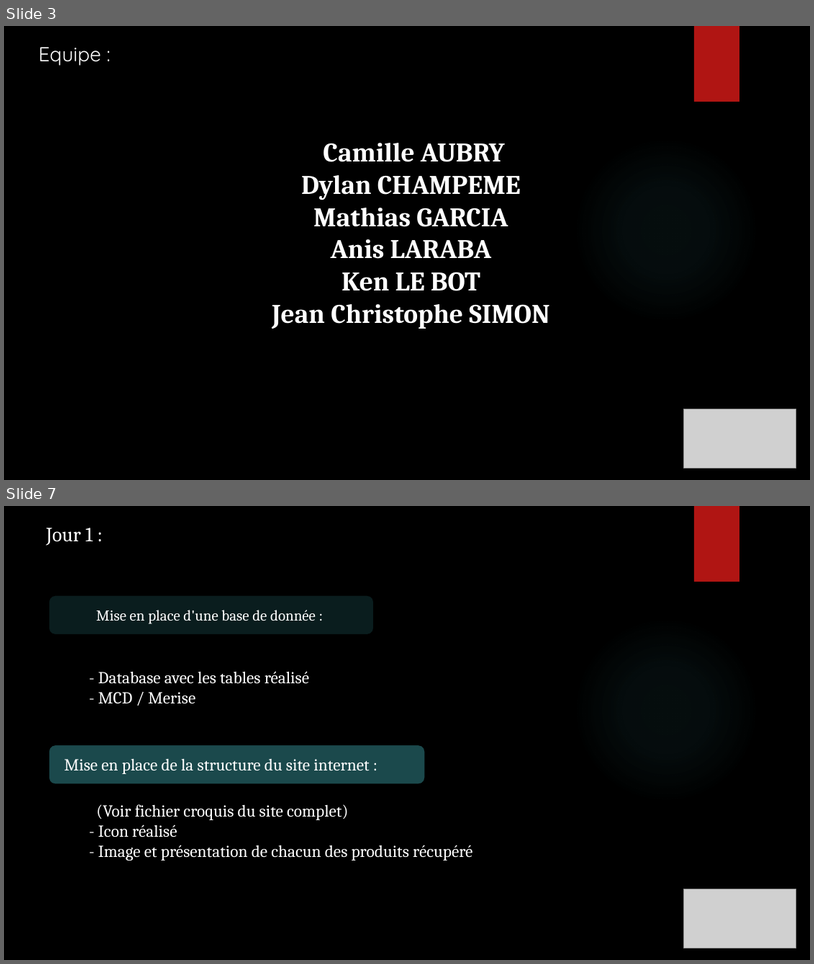
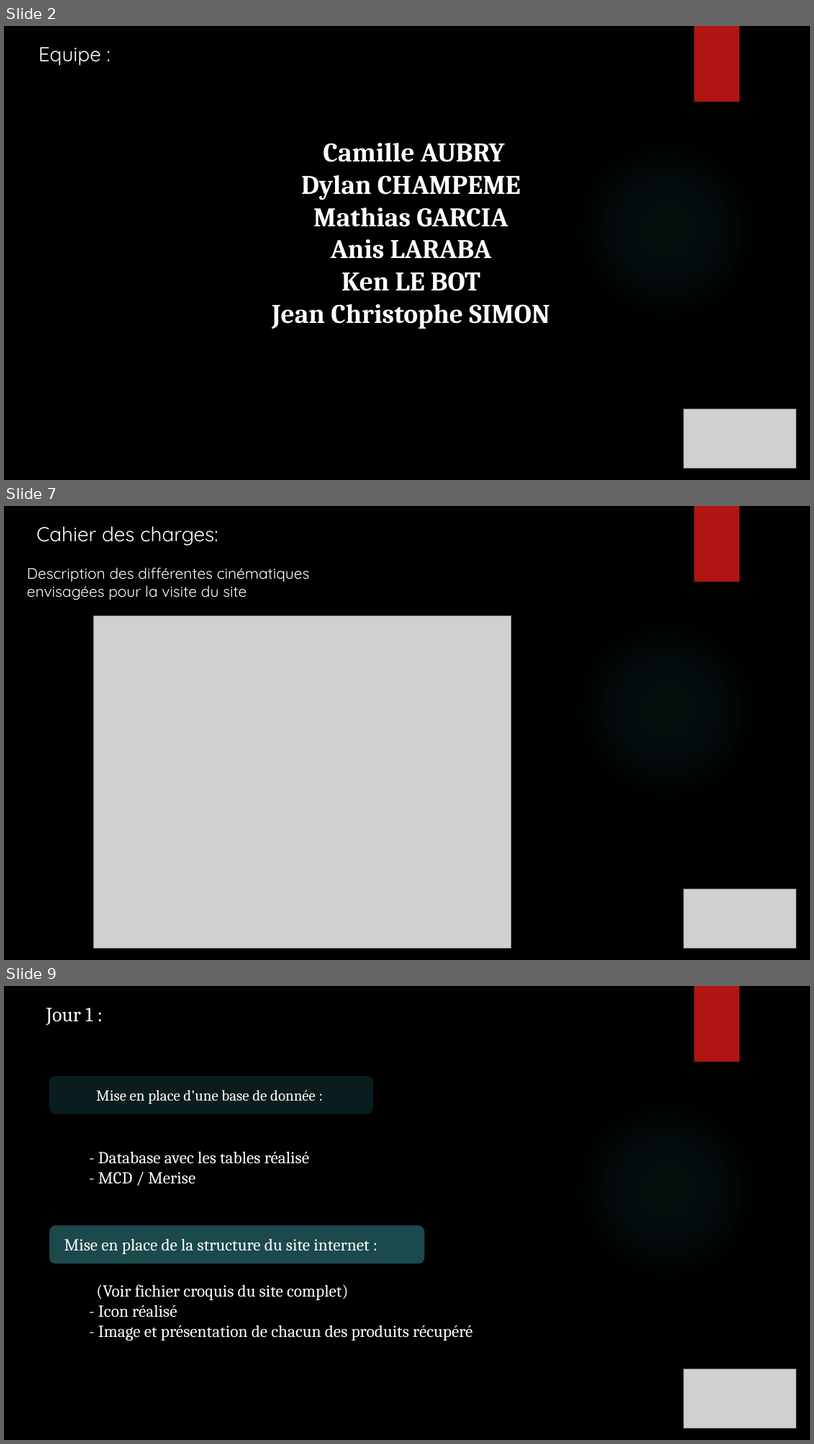
Before and after one commit to ChampemeDylan/UPOP, a slide deck: Présentation UPOP.pptx. Shown one above the other, each under a label of ours: slides 3 and 7 before the commit, slides 2, 7 and 9 after it; the slides between them are not shown. The pictures are 814x964 and 814x1444 pixels, drawn with LibreOffice and Linux fonts; fonts in the diff are those of the drawing; grey boxes stand for pictures; background and template pictures are left out. Boxes give left, top, right and bottom in pixels: in the first picture for what was removed or moved away, otherwise in the second. Text is boxed around its words. In the diff, an @@ line names an element or a change of style, - is before the commit and + after.

Commit message:
CAMILLE MAJ DIAPO
MIS A JOUR CAHIER DES CHARGES
ET PRESENTATION

```diff
--- a/Présentation UPOP.pptx
+++ b/Présentation UPOP.pptx
@@ slide 7 added at [4,506,810,960], background picture (left out); not listed: 2 template elements that a slide beside it also shows @@
@@ text added at [36,526,218,546], 24 pt, text #FFFFFF @@
+Cahier des charges:
@@ text added at [27,567,310,600], 18 pt, text #FFFFFF @@
+Description des différentes cinématiques envisagées pour la visite du site
@@ picture added at [94,615,512,948] @@
@@ picture added at [684,889,797,948] @@
@@ what was slide 3 is now slide 2 @@
@@ what was slide 7 is now slide 9 @@
```
Also in this commit, not shown: 7 slides changed, 1 other slide added, 6 slides removed.
